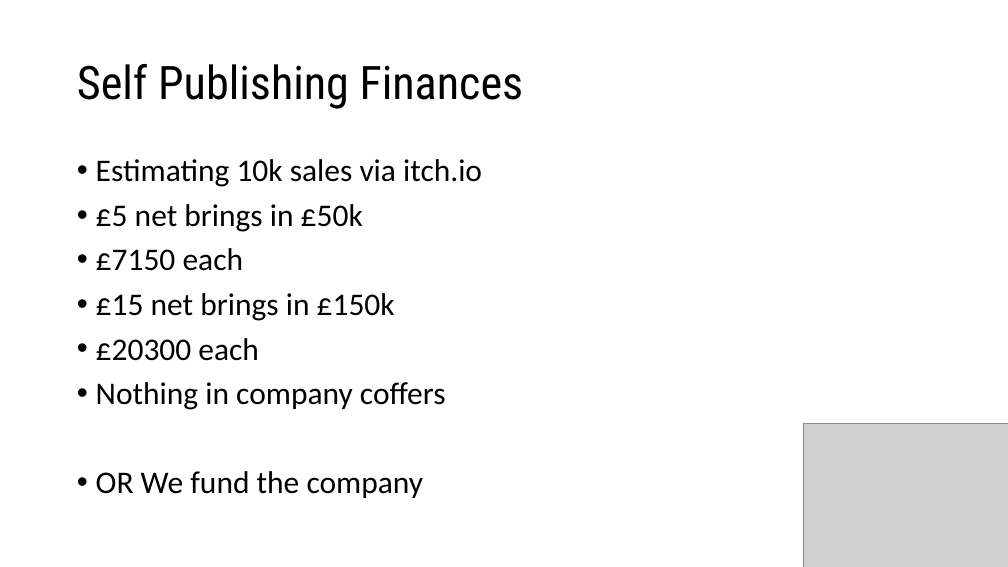
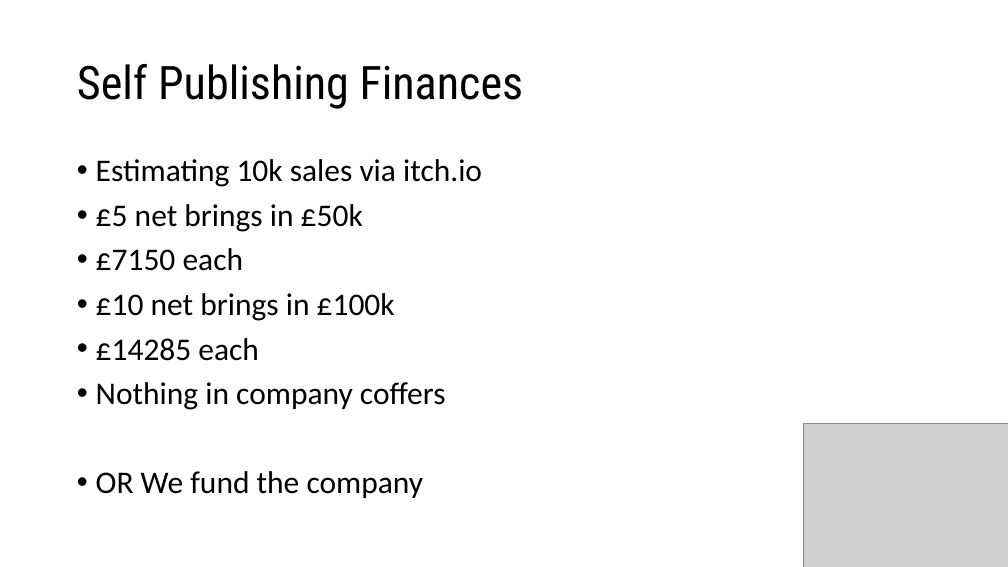
Before and after one commit to HoaxShark/MarketEvaluation, a slide deck: slide 4 of Business Presentation.pptx. Drawn at 1008x567 pixels with LibreOffice and Linux fonts; fonts in the diff are those of the drawing; grey boxes stand for pictures; background and template pictures are left out. Boxes give left, top, right and bottom in pixels: in the first picture for what was removed or moved away, otherwise in the second. Text is boxed around its words. In the diff, an @@ line names an element or a change of style, - is before the commit and + after.

```diff
--- a/Business Presentation.pptx
+++ b/Business Presentation.pptx
@@ text at <box>96,293,395,361</box>: text changed @@
-• £15 net brings in £150k
-• £20300 each
+• £10 net brings in £100k
+• £14285 each
```
Also in this commit, not shown: 1 other slide changed, 1 other file.
